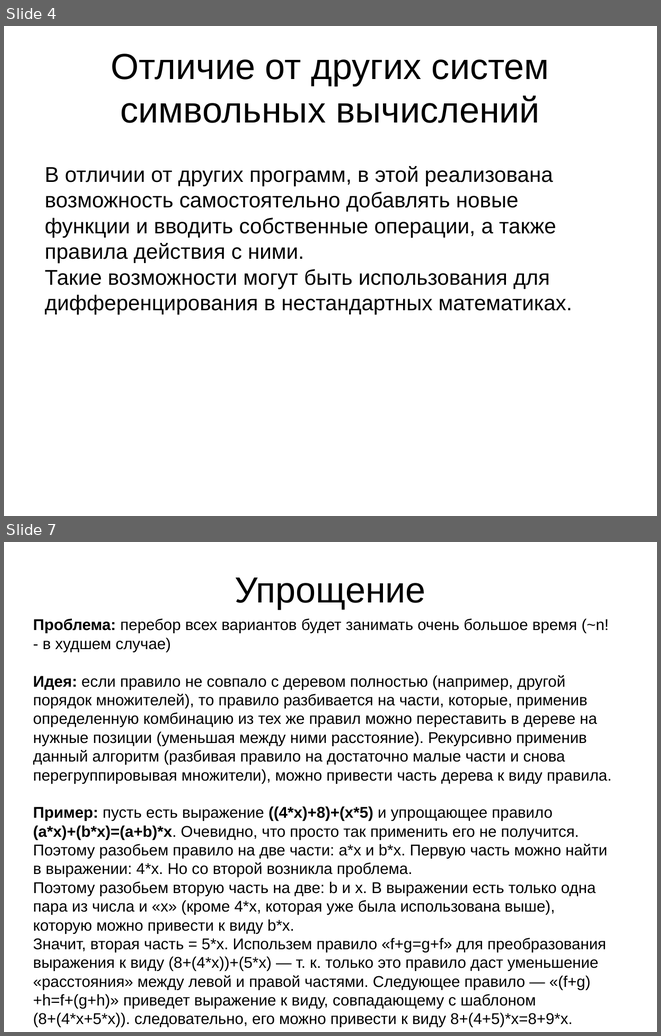
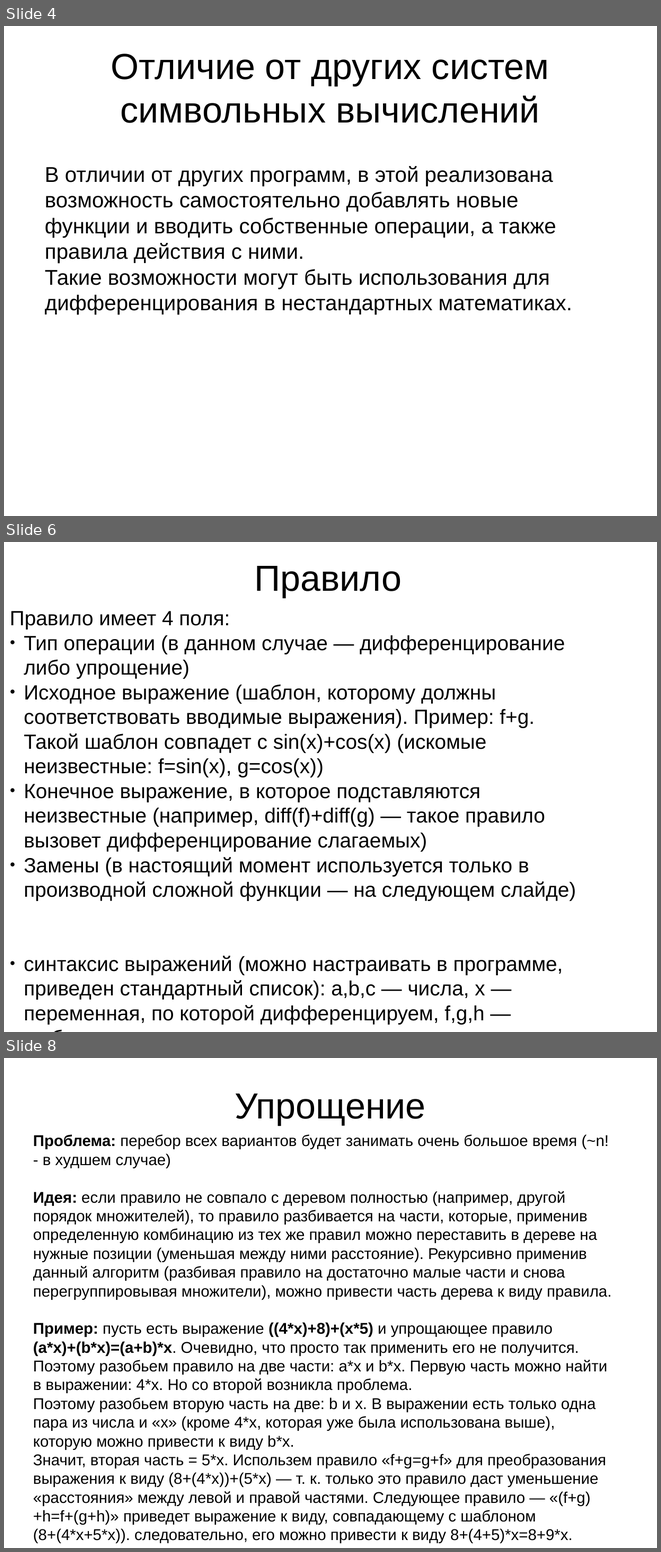
Before and after one commit to sergeivolodin/Diff, a slide deck: p.odp. Shown one above the other, each under a label of ours: slides 4 and 7 before the commit, slides 4, 6 and 8 after it; the slides between them are not shown. The pictures are 661x1036 and 661x1552 pixels, drawn with LibreOffice and Linux fonts; fonts in the diff are those of the drawing. Boxes give left, top, right and bottom in pixels: in the first picture for what was removed or moved away, otherwise in the second. Text is boxed around its words. In the diff, an @@ line names an element or a change of style, - is before the commit and + after.

```diff
--- a/p.odp
+++ b/p.odp
@@ slide 6 added at (4,542,657,1032), background #FFFFFF @@
@@ title added at (254,566,402,598), 44 pt, text #000000 @@
+Правило
@@ text added at (10,611,576,1024), 25 pt, text #000000 @@
+Правило имеет 4 поля:
+● Тип операции (в данном случае — дифференцирование либо упрощение)
+● Исходное выражение (шаблон, которому должны соответствовать вводимые выражения). Пример: f+g. Такой шаблон совпадет с sin(x)+cos(x) (искомые неизвестные: f=sin(x), g=cos(x))
+● Конечное выражение, в которое подставляются неизвестные (например, diff(f)+diff(g) — такое правило вызовет дифференцирование слагаемых)
+● Замены (в настоящий момент используется только в производной сложной функции — на следующем слайде)
+● синтаксис выражений (можно настраивать в программе, приведен стандартный список): a,b,c — числа, x — переменная, по которой дифференцируем, f,g,h — любые выражения
@@ what was slide 7 is now slide 8 @@
```
Also in this commit, not shown: 5 slides changed, 7 other files.
